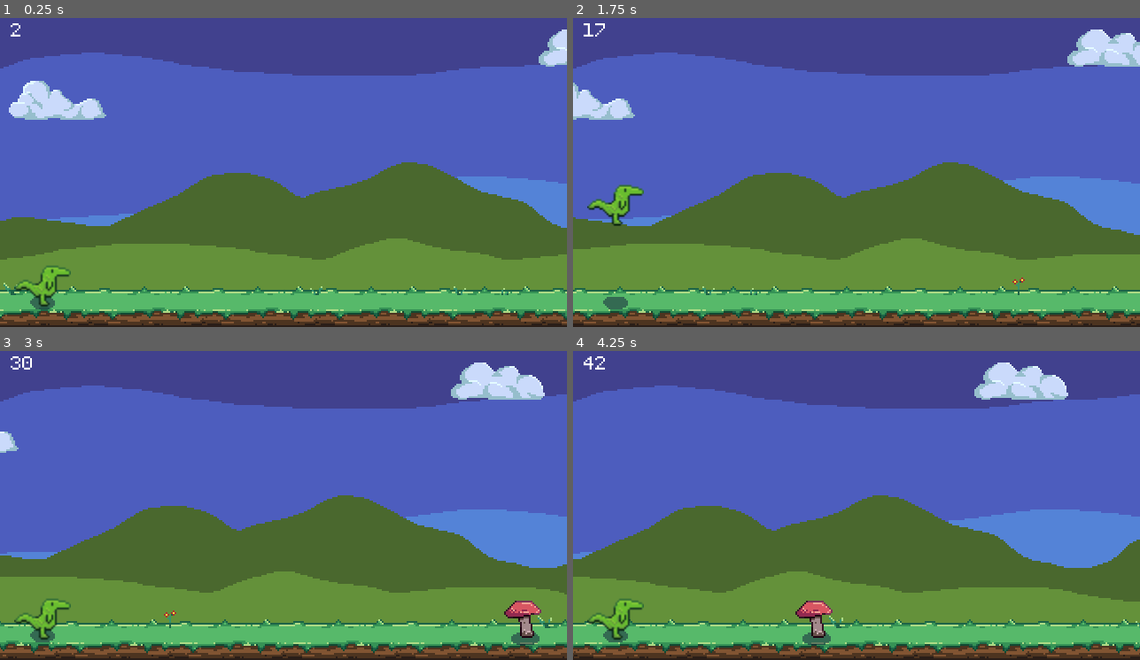
Above: before the commit, frames 1-4 (two rows, left to right).
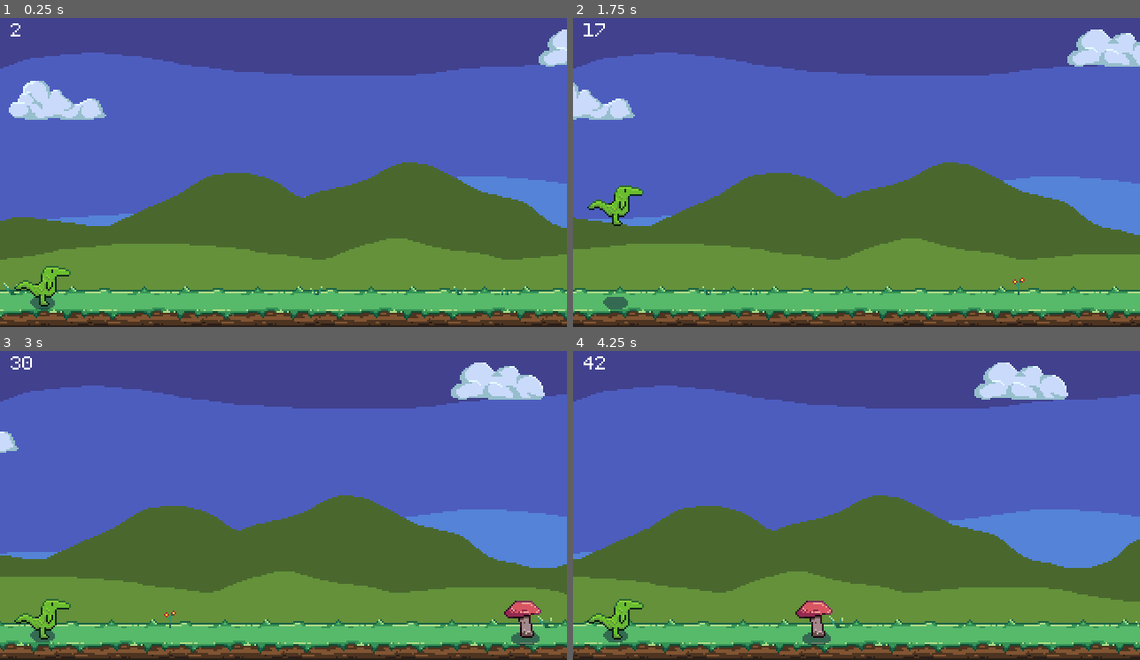
Above: after the commit, the same moments.

Repository: zMenta/DinosaurRun
Game: Godot game, scene res://main/Main.tscn
Two runs of this game, one before a commit and one after it. Both use one fixed random seed, a clock stepped at 60 frames per second and the inputs below.
Inputs:
- Up to frame 1 (0.25 s): no input
- Up to frame 2 (1.75 s): tap Space (jump) at 0.77, 1.52 s
- Up to frame 3 (3 s): no input
- Up to frame 4 (4.25 s): tap Space (jump) at 3.02, 3.77 s

The runs differ from the first frame. In frame 1, 0.2% of the frame differs, in the area x 2-13%, y 80-94%; in frame 2, 0.3%, in the area x 2-13%, y 53-68%; in frame 3, 0.2%; in frame 4, 0.2%.

Commit message:
project icon update

Diff:
--- a/DinosaurRun/project.godot
+++ b/DinosaurRun/project.godot
@@ -40,7 +40,7 @@
 
 config/name="DinosaurRun"
 run/main_scene="res://main/Main.tscn"
-config/icon="res://icon.png"
+config/icon="res://scenes/player/assets/Dino.png"
 
 [display]
 
@@ -54,6 +54,30 @@
 [gui]
 
 common/drop_mouse_on_gui_input_disabled=true
+
+[importer_defaults]
+
+texture={
+"compress/bptc_ldr": 0,
+"compress/hdr_mode": 0,
+"compress/lossy_quality": 0.7,
+"compress/mode": 0,
+"compress/normal_map": 0,
+"detect_3d": false,
+"flags/anisotropic": false,
+"flags/filter": false,
+"flags/mipmaps": false,
+"flags/repeat": 0,
+"flags/srgb": 2,
+"process/HDR_as_SRGB": false,
+"process/fix_alpha_border": true,
+"process/invert_color": false,
+"process/normal_map_invert_y": false,
+"process/premult_alpha": false,
+"size_limit": 0,
+"stream": false,
+"svg/scale": 1.0
+}
 
 [input]
 
